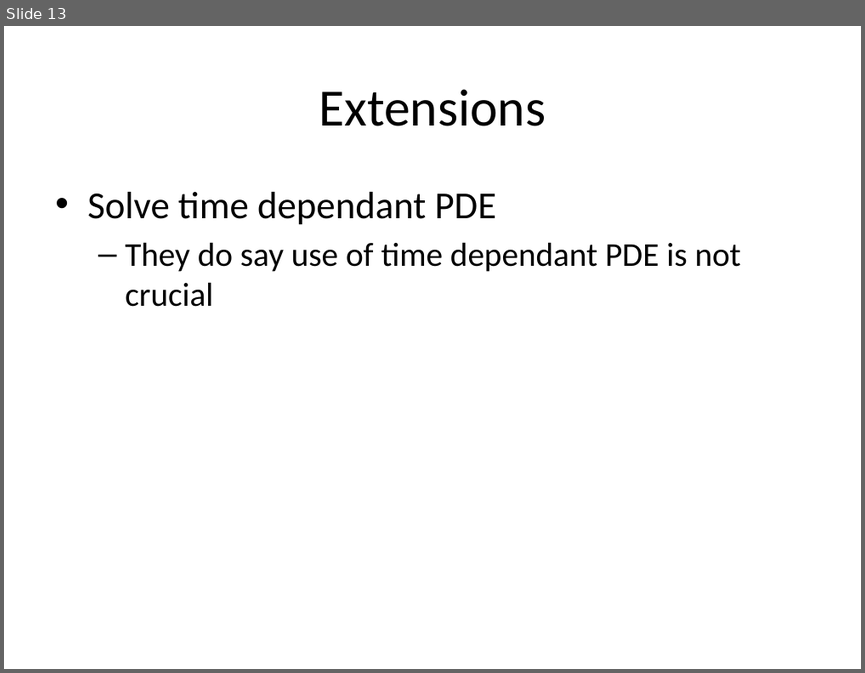
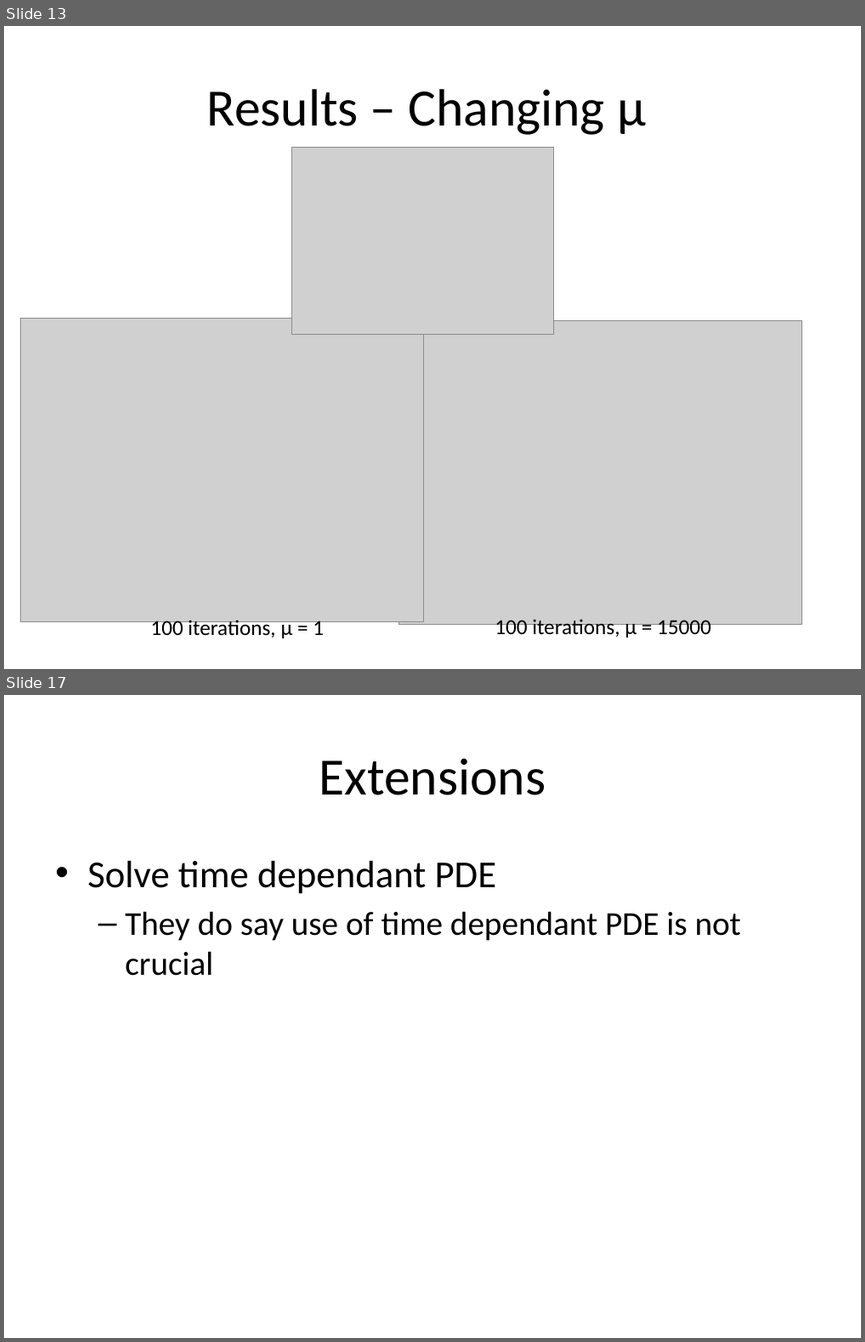
Before and after one commit to michaelwh/activecontnoedge, a slide deck: michael-activecont.pptx. Shown one above the other, each under a label of ours: slide 13 before the commit, slides 13 and 17 after it; the slides between them are not shown. The pictures are 865x673 and 865x1342 pixels, drawn with LibreOffice and Linux fonts; fonts in the diff are those of the drawing; grey boxes stand for pictures. Boxes give left, top, right and bottom in pixels: in the first picture for what was removed or moved away, otherwise in the second. Text is boxed around its words. In the diff, an @@ line names an element or a change of style, - is before the commit and + after.

Commit message:
More presentation stuff, added lots of result images

```diff
--- a/michael-activecont.pptx
+++ b/michael-activecont.pptx
@@ slide 13 added at bbox=[4, 26, 861, 669], background #FFFFFF @@
@@ title added at bbox=[207, 89, 646, 135], 44 pt, text #000000 @@
+Results – Changing μ
@@ picture added at bbox=[292, 147, 554, 334] @@
@@ picture added at bbox=[21, 318, 424, 622] @@
@@ picture added at bbox=[399, 321, 801, 625] @@
@@ text added at bbox=[151, 618, 324, 638], 18 pt, text #000000 @@
+100 iterations, μ = 1
@@ text added at bbox=[494, 618, 711, 640], 18 pt, text #000000 @@
+100 iterations, μ = 15000
@@ what was slide 13 is now slide 17 @@
```
Also in this commit, not shown: 4 other slides added, 1 slide removed, 14 other files.
